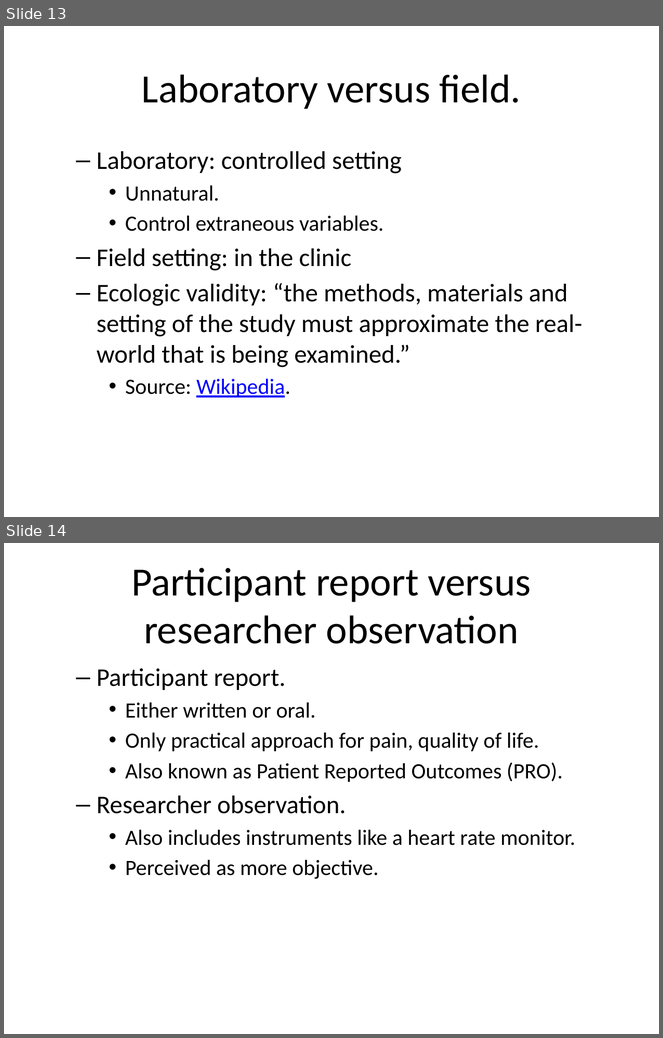
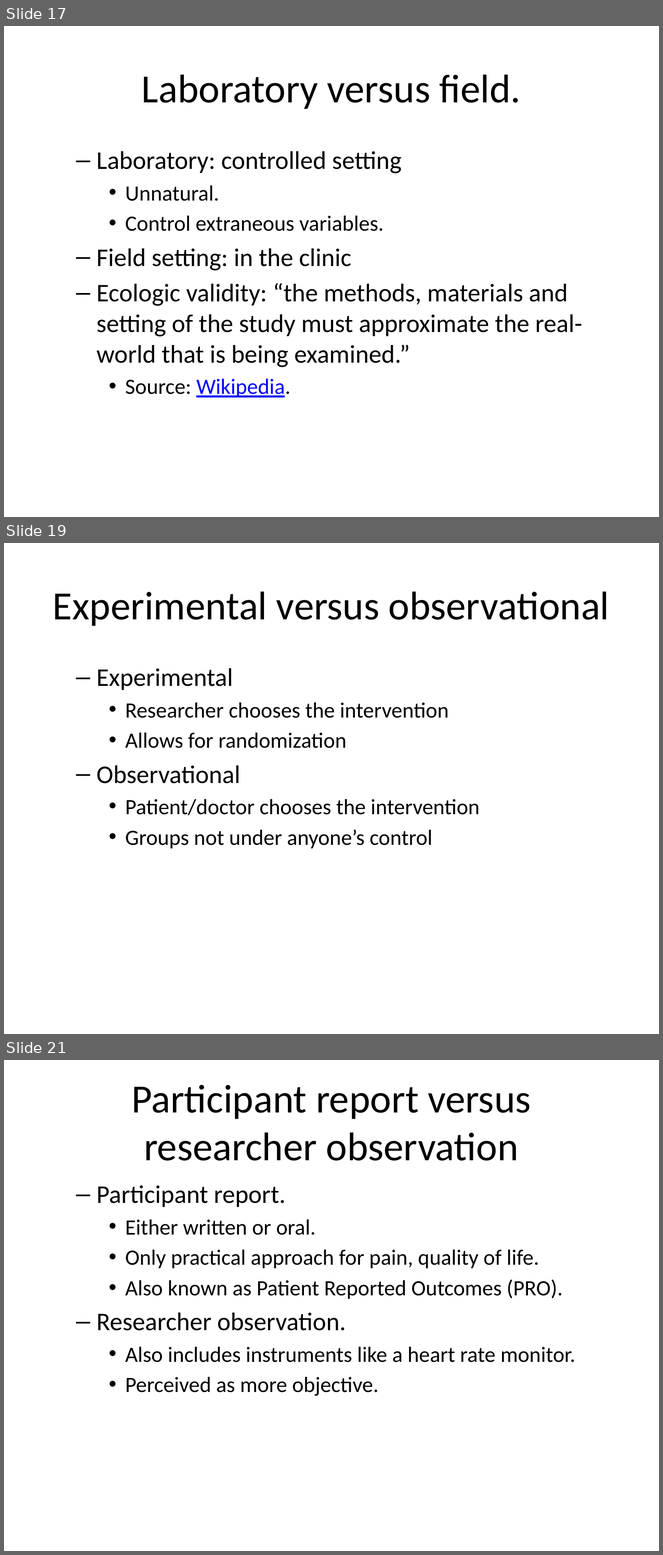
Before and after one commit to pmean/classes, a slide deck: clinical-research-methodology/results/video01-introduction.pptx. Shown one above the other, each under a label of ours: slides 13 and 14 before the commit, slides 17, 19 and 21 after it; the slides between them are not shown. The pictures are 663x1038 and 663x1555 pixels, drawn with LibreOffice and Linux fonts; fonts in the diff are those of the drawing. Boxes give left, top, right and bottom in pixels: in the first picture for what was removed or moved away, otherwise in the second. Text is boxed around its words. In the diff, an @@ line names an element or a change of style, - is before the commit and + after.

```diff
--- a/clinical-research-methodology/results/video01-introduction.pptx
+++ b/clinical-research-methodology/results/video01-introduction.pptx
@@ slide 19 added at [4, 543, 659, 1034], background #FFFFFF @@
@@ title added at [53, 591, 610, 626], 44 pt, text #000000 @@
+Experimental versus observational
@@ text added at [97, 668, 480, 849], 24 pt, text #000000 @@
+  – Experimental
+    • Researcher chooses the intervention
+    • Allows for randomization
+  – Observational
+    • Patient/doctor chooses the intervention
+    • Groups not under anyone’s control
@@ what was slide 13 is now slide 17 @@
@@ what was slide 14 is now slide 21 @@
```
Also in this commit, not shown: 4 slides changed, 9 other slides added, 1 other file.
